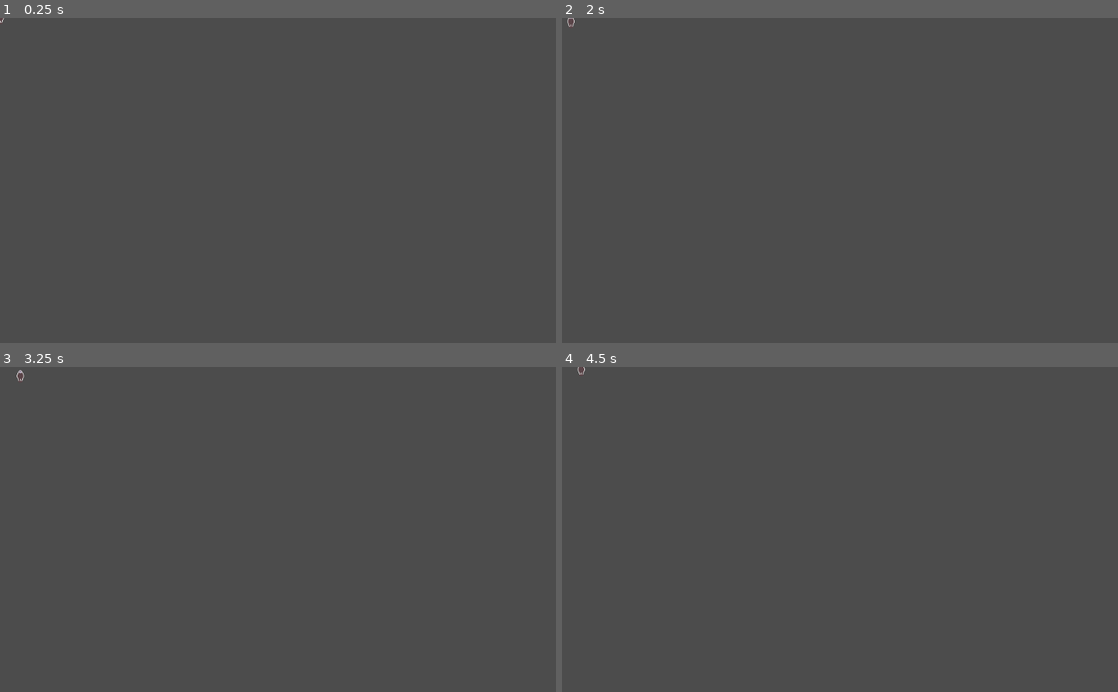
Above: before the commit, frames 1-4 (two rows, left to right).
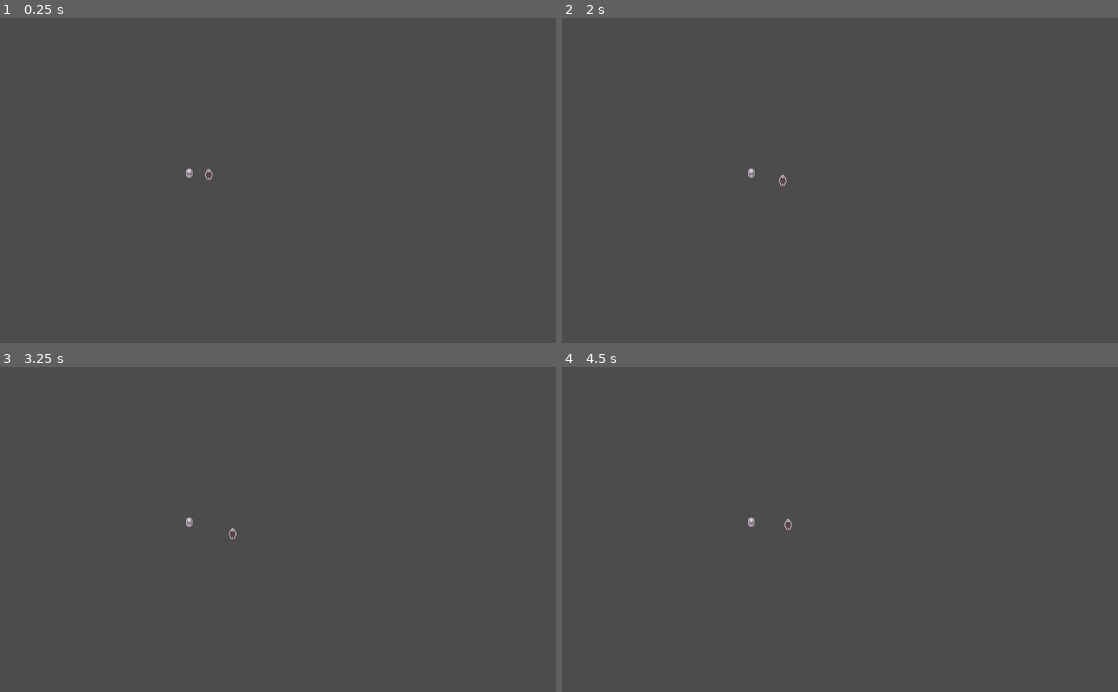
Above: after the commit, the same moments.

Repository: Fris0uman/Symbiotic_scavenger
Game: Godot game, scene res://assets/Scenes/Main.tscn
Two runs of this game, one before a commit and one after it. Both use one fixed random seed, a clock stepped at 60 frames per second and the inputs below. Before the commit the project starts from res://assets/Scenes/Player.tscn.
Inputs (mouse positions are in pixels of both pictures, inside the frame that each line leads up to):
- Up to frame 1 (0.25 s): no input
- Up to frame 2 (2 s): tap Enter at 0.5 s; move the mouse to (962, 164) at 0.52 s; hold D (move_right) 0.53-1.28 s; hold E (grab) 0.53-1.28 s; move the mouse to (728, 196) at 1.27 s; hold S (move_down) from 1.28 s (still down); tap E (grab) at 1.35 s
- Up to frame 3 (3.25 s): move the mouse to (333, 458) at 2.02 s; release S (move_down) at 2.03 s; hold D (move_right) 2.03-2.78 s; hold E (grab) 2.03-2.78 s; move the mouse to (250, 594) at 2.77 s; hold Up (move_up) from 2.78 s (still down); tap E (grab) at 2.85 s
- Up to frame 4 (4.5 s): move the mouse to (1006, 578) at 3.52 s; release Up (move_up) at 3.53 s; hold E (grab) 3.53-4.28 s; hold A (move_left) from 3.53 s (still down); tap Space at 4.25 s; move the mouse to (673, 480) at 4.27 s; tap E (grab) at 4.35 s

The runs differ from the first frame. In frame 1, less than 0.1% of the frame differs, in the area x 0-39%, y 0-50%; in frame 2, less than 0.1%; in frame 3, less than 0.1%, in the area x 3-43%, y 0-53%; in frame 4, less than 0.1%.

Commit message:
immrove player handling

Diff:
--- a/assets/Scenes/Player.tscn
+++ b/assets/Scenes/Player.tscn
@@ -7,7 +7,9 @@
 extents = Vector2( 6.5, 10 )
 
 [node name="Player" type="RigidBody2D"]
+mode = 2
 mass = 70.0
+linear_damp = 2.0
 script = ExtResource( 2 )
 
 [node name="Sprite" type="Sprite" parent="."]
--- a/project.godot
+++ b/project.godot
@@ -21,7 +21,7 @@
 [application]
 
 config/name="Symbiotic_scavenger"
-run/main_scene="res://assets/Scenes/Player.tscn"
+run/main_scene="res://assets/Scenes/Main.tscn"
 config/icon="res://icon.png"
 
 [global]
--- a/src/Player.gd
+++ b/src/Player.gd
@@ -1,6 +1,6 @@
 extends Body
 
-var _speed:= 40
+var _speed:= 80
 var move_force: = Vector2.ZERO
 
 var trying_grab:= false
